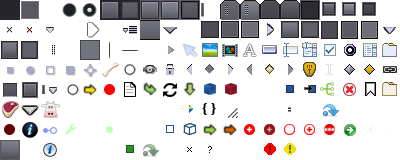
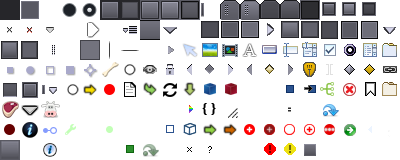
Two versions of the same layered image (400x160). Layer-by-layer changes:
added layer "ComboFrameless" above "Layer 8" over [304, 144, 316, 156]
